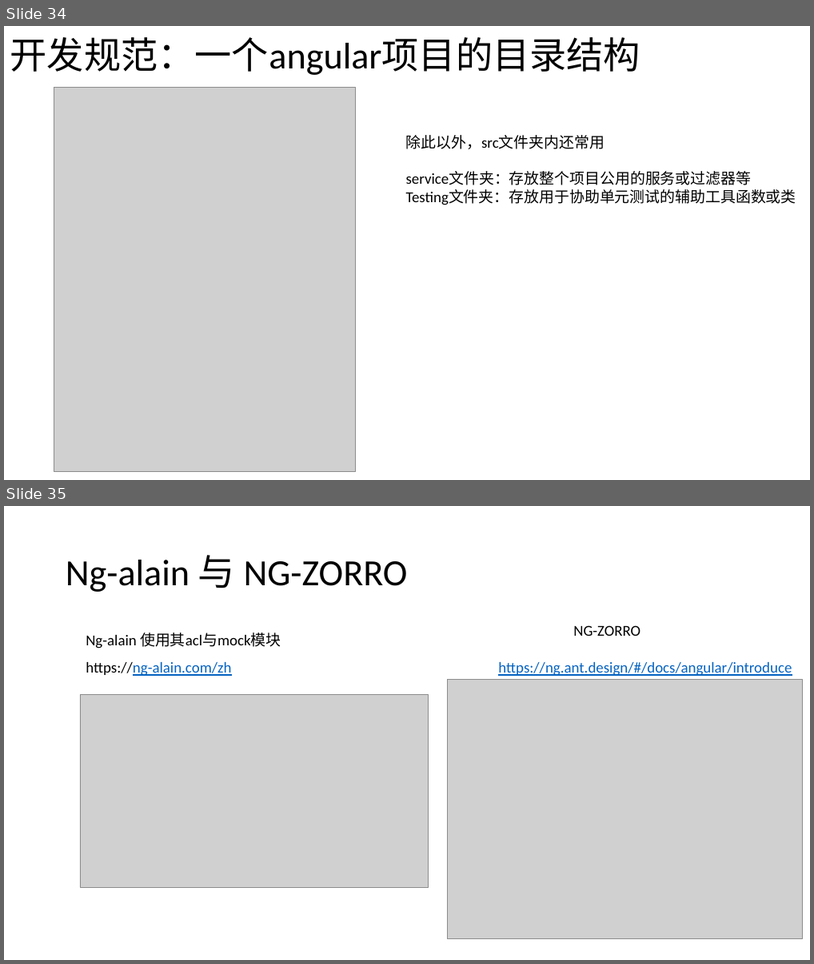
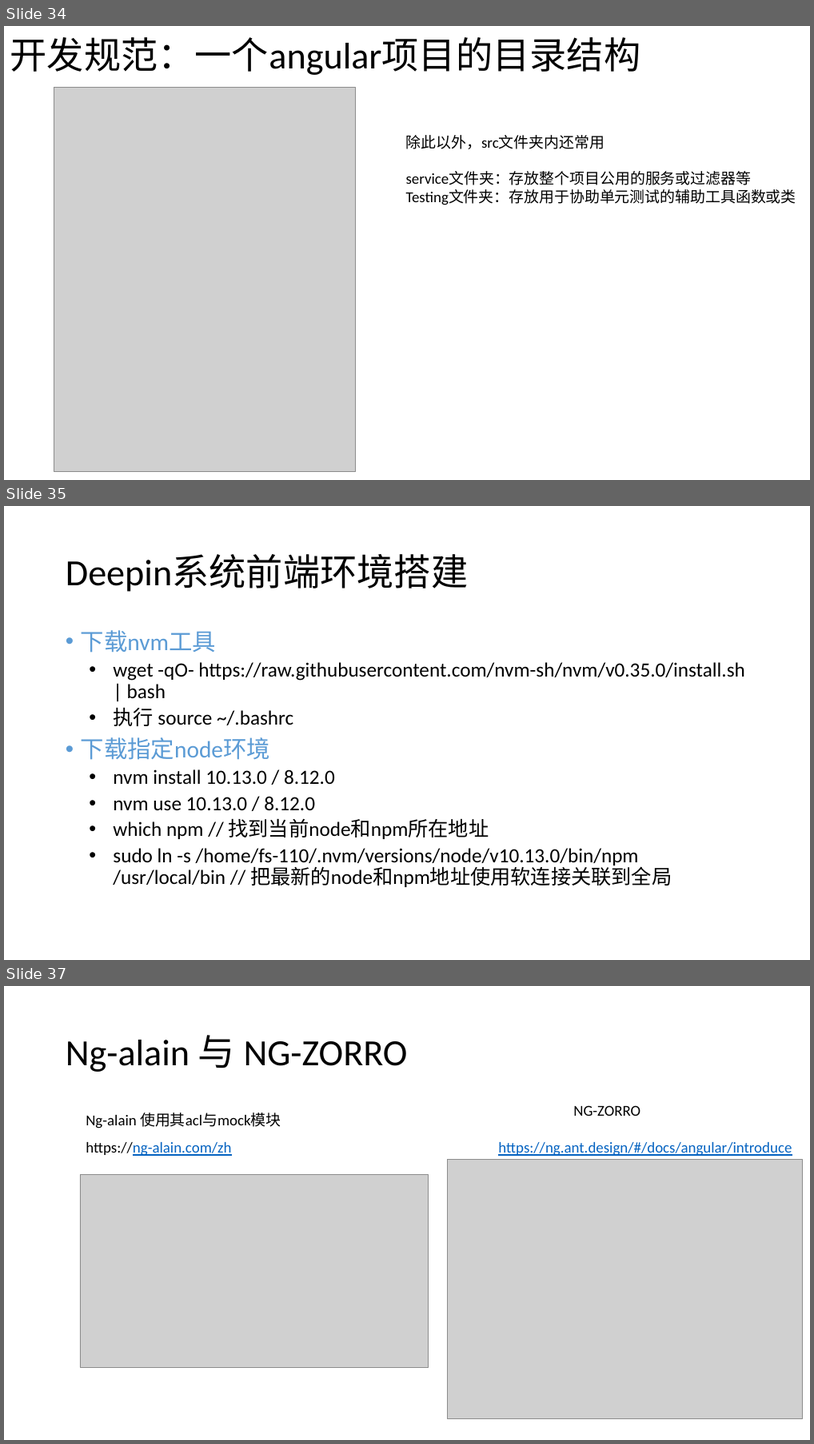
Before and after one commit to Raj6666/angular-training-demo, a slide deck: 培训文档/Web前端研发标准培训Latest.pptx. Shown one above the other, each under a label of ours: slides 34 and 35 before the commit, slides 34, 35 and 37 after it; the slides between them are not shown. The pictures are 814x964 and 814x1444 pixels, drawn with LibreOffice and Linux fonts; fonts in the diff are those of the drawing; grey boxes stand for pictures; background and template pictures are left out. Boxes give left, top, right and bottom in pixels: in the first picture for what was removed or moved away, otherwise in the second. Text is boxed around its words. In the diff, an @@ line names an element or a change of style, - is before the commit and + after.

```diff
--- a/培训文档/Web前端研发标准培训Latest.pptx
+++ b/培训文档/Web前端研发标准培训Latest.pptx
@@ slide 35 added at [4, 506, 810, 960], background picture (left out) @@
@@ title added at [66, 555, 469, 592], 44 pt, text #000000 @@
+Deepin系统前端环境搭建
@@ text added at [81, 630, 745, 887], 24 pt, text #000000 @@
+• 下载nvm工具
+  • wget -qO- https://raw.githubusercontent.com/nvm-sh/nvm/v0.35.0/install.sh | bash
+  • 执行 source ~/.bashrc
+• 下载指定node环境
+  • nvm install 10.13.0 / 8.12.0
+  • nvm use 10.13.0 / 8.12.0
+  • which npm // 找到当前node和npm所在地址
+  • sudo ln -s /home/fs-110/.nvm/versions/node/v10.13.0/bin/npm /usr/local/bin // 把最新的node和npm地址使用软连接关联到全局
@@ what was slide 35 is now slide 37 @@
```
Also in this commit, not shown: 8 slides changed, 1 other slide added, 2 other files.
